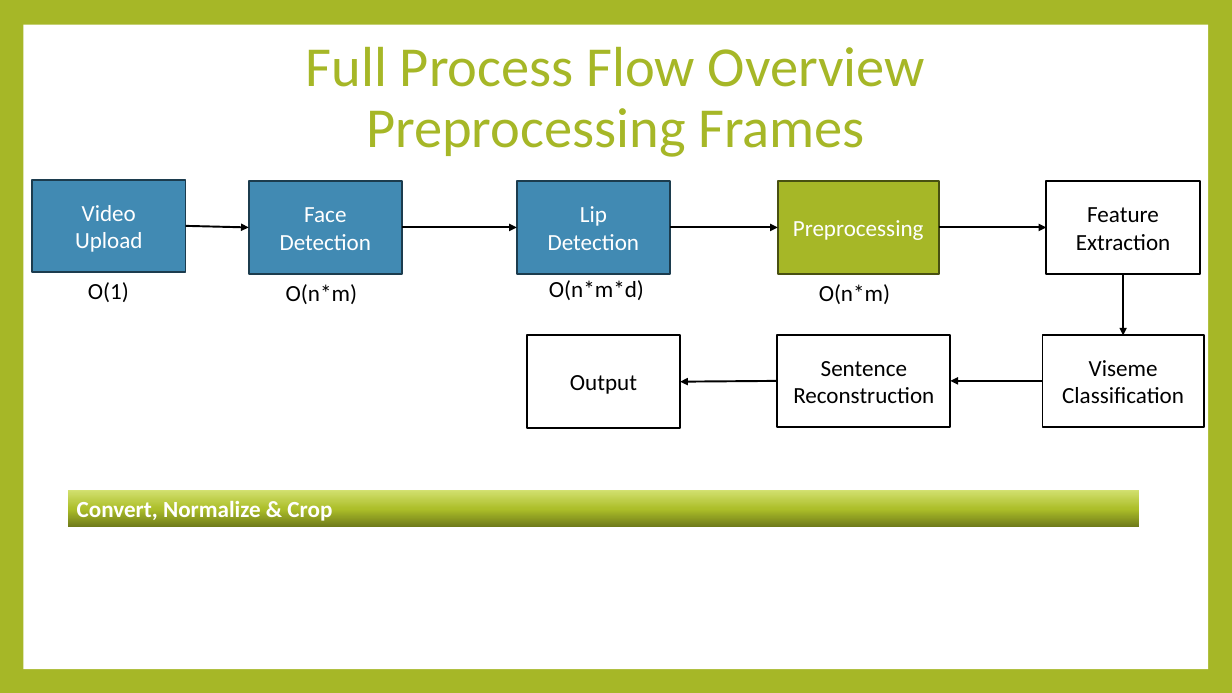
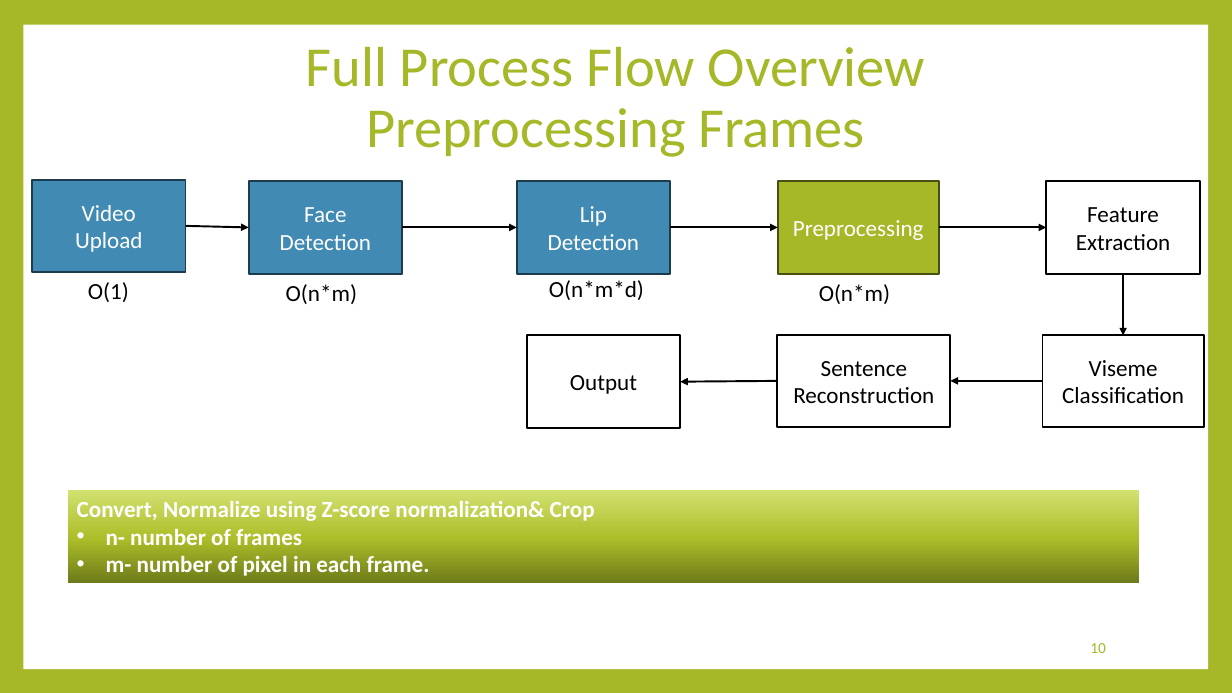
Before and after one commit to majdsalameh1211/VisoSpeak, a slide deck: slide 10 of Phase 1 Presentation.pptx (slide 13 before the commit). Drawn at 1232x693 pixels with LibreOffice and Linux fonts; fonts in the diff are those of the drawing. Boxes give left, top, right and bottom in pixels: in the first picture for what was removed or moved away, otherwise in the second. Text is boxed around its words. In the diff, an @@ line names an element or a change of style, - is before the commit and + after.

```diff
--- a/Phase 1 Presentation.pptx
+++ b/Phase 1 Presentation.pptx
@@ rectangle "Convert, Normalize using Z-score normalization& ...": place and size @@
-rectangle "Convert, Normalize using Z-score normalization& ..." at [67, 490, 1140, 527]
+rectangle "Convert, Normalize using Z-score normalization& ..." at [67, 490, 1140, 583]
@@ text in rectangle at [77, 501, 595, 576]: text changed @@
-Convert, Normalize & Crop
+Convert, Normalize using Z-score normalization& Crop
+• n- number of frames
+• m- number of pixel in each frame.
@@ page number added at [1090, 643, 1106, 653], 12 pt, text #A6B727 @@
+10
```
Also in this commit, not shown: 20 other slides changed, 2 slides added, 5 slides removed.
